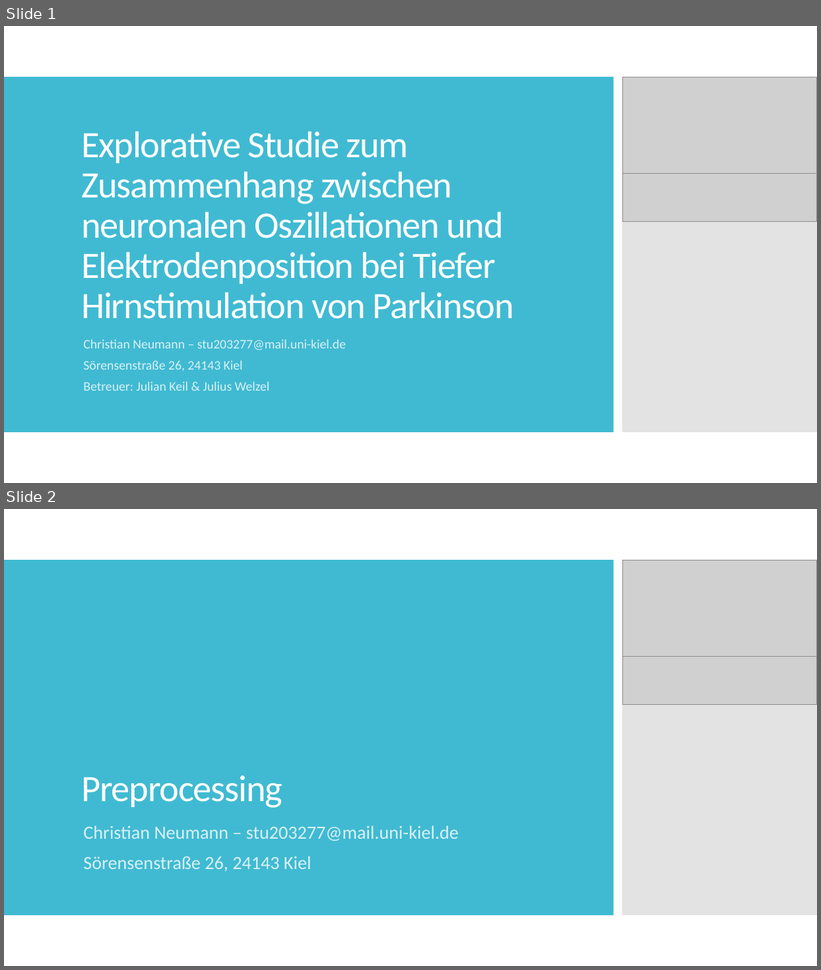
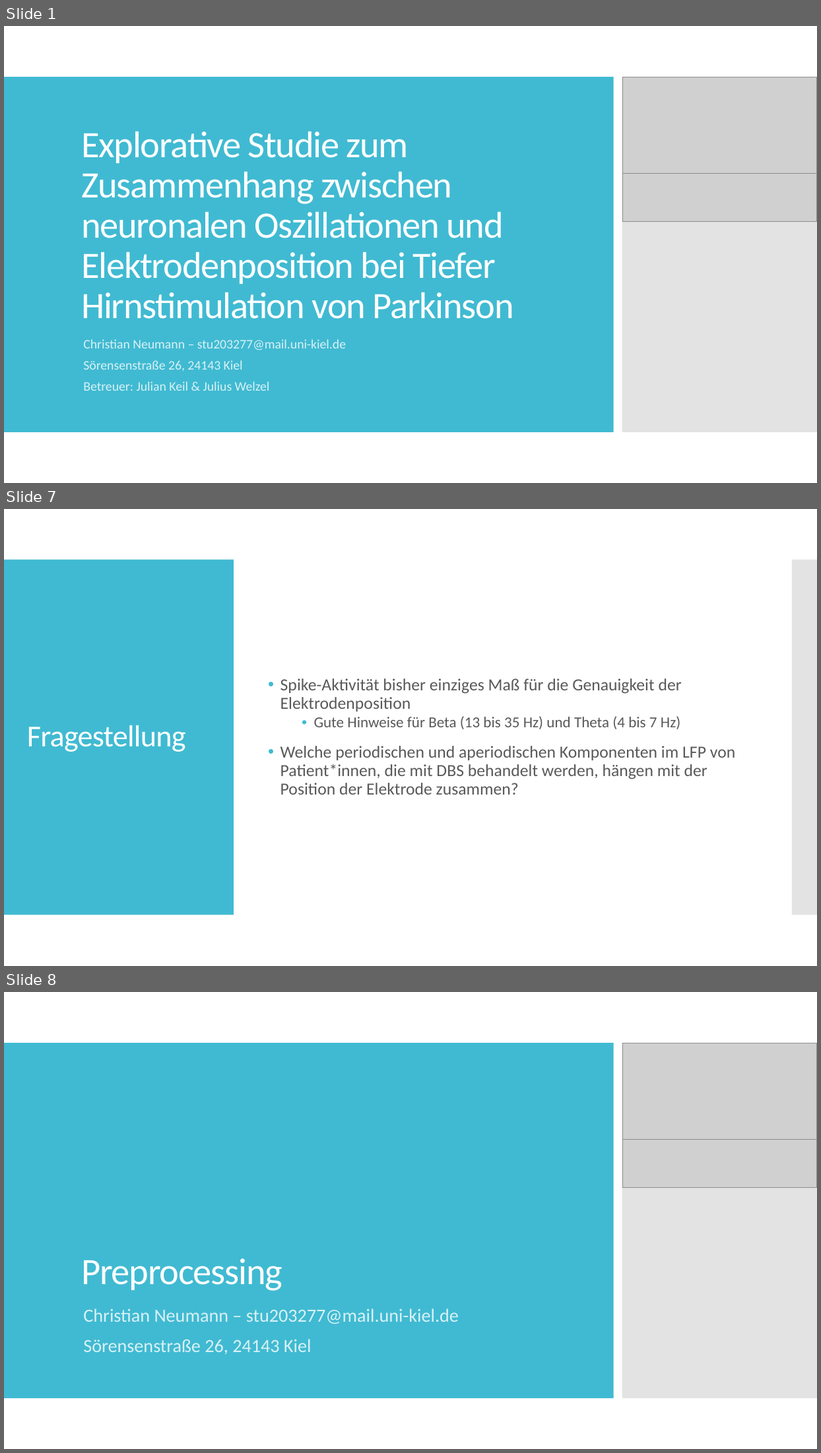
Before and after one commit to christianneumannCAU/Master-CAU, a slide deck: 03_exposé/Results.pptx. Shown one above the other, each under a label of ours: slides 1 and 2 before the commit, slides 1, 7 and 8 after it; the slides between them are not shown. The pictures are 821x970 and 821x1453 pixels, drawn with LibreOffice and Linux fonts; fonts in the diff are those of the drawing; grey boxes stand for pictures. Boxes give left, top, right and bottom in pixels: in the first picture for what was removed or moved away, otherwise in the second. Text is boxed around its words. In the diff, an @@ line names an element or a change of style, - is before the commit and + after.

```diff
--- a/03_exposé/Results.pptx
+++ b/03_exposé/Results.pptx
@@ slide 7 added at (x1=4, y1=509, x2=817, y2=966), background #FFFFFF @@
@@ rectangle added at (x1=4, y1=560, x2=234, y2=916), fill #40BAD2 @@
@@ rectangle added at (x1=792, y1=560, x2=817, y2=916), fill #C8C8C8 at 50% opacity @@
@@ text added at (x1=281, y1=679, x2=735, y2=795), 20 pt, text #595959 @@
+• Spike-Aktivität bisher einziges Maß für die Genauigkeit der Elektrodenposition
+  • Gute Hinweise für Beta (13 bis 35 Hz) und Theta (4 bis 7 Hz)
+• Welche periodischen und aperiodischen Komponenten im LFP von Patient*innen, die mit DBS behandelt werden, hängen mit der Position der Elektrode zusammen?
@@ title added at (x1=27, y1=725, x2=186, y2=752), 36 pt, text #FFFFFF @@
+Fragestellung
@@ what was slide 2 is now slide 8 @@
```
Also in this commit, not shown: 7 slides changed, 12 other slides added, 6 slides removed, 15 other files.
